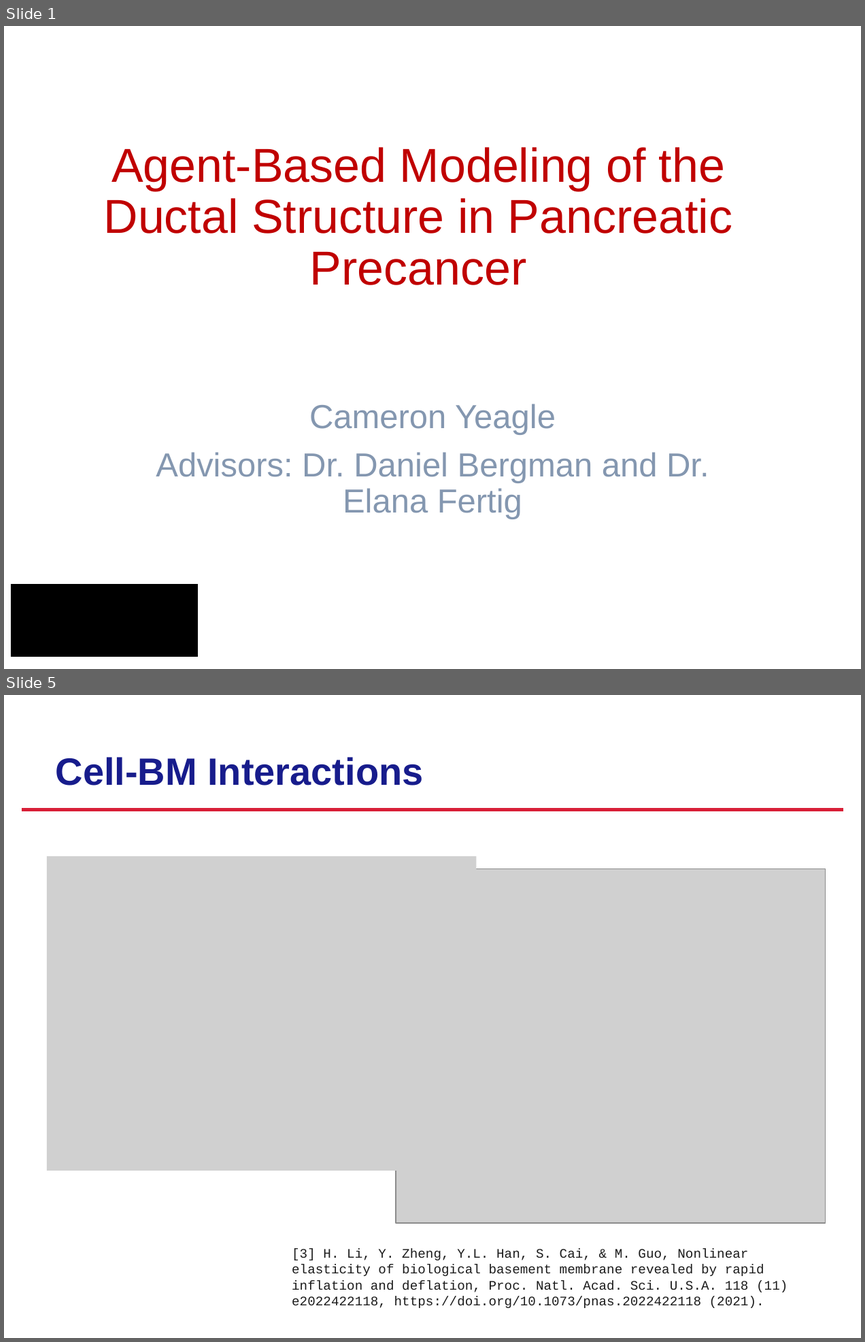
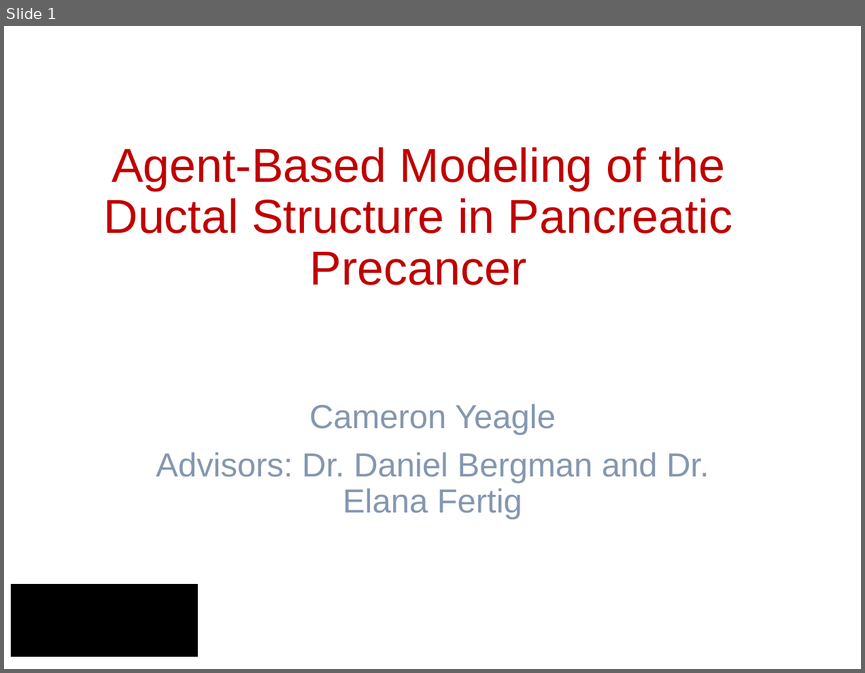
Before and after one commit to yeaglec/Pancreatic-Duct-Project, a slide deck: Presentation/Project_Update_(8-12).pptx. Shown one above the other, each under a label of ours: slides 1 and 5 before the commit, slide 1 after it; the slides between them are not shown. The pictures are 865x1342 and 865x673 pixels, drawn with LibreOffice and Linux fonts; fonts in the diff are those of the drawing; grey boxes stand for pictures; background and template pictures are left out. Boxes give left, top, right and bottom in pixels: in the first picture for what was removed or moved away, otherwise in the second. Text is boxed around its words. In the diff, an @@ line names an element or a change of style, - is before the commit and + after.

```diff
--- a/Presentation/Project_Update_(8-12).pptx
+++ b/Presentation/Project_Update_(8-12).pptx
@@ slide 5 removed at (4, 695, 861, 1338), background picture (left out) @@
@@ title removed at (56, 757, 423, 785) @@
-Cell-BM Interactions
@@ line removed from (22, 810) to (843, 810) @@
@@ picture removed at (47, 856, 476, 1170) @@
@@ picture removed at (396, 869, 825, 1223) @@
@@ text removed at (292, 1249, 787, 1308) @@
-[3] H. Li, Y. Zheng, Y.L. Han, S. Cai, & M. Guo, Nonlinear elasticity of biological basement membrane revealed by rapid inflation and deflation, Proc. Natl. Acad. Sci. U.S.A. 118 (11) e2022422118, https://doi.org/10.1073/pnas.2022422118 (2021).
```
Also in this commit, not shown: 3 slides added, 6 other slides removed, 47 other files.
